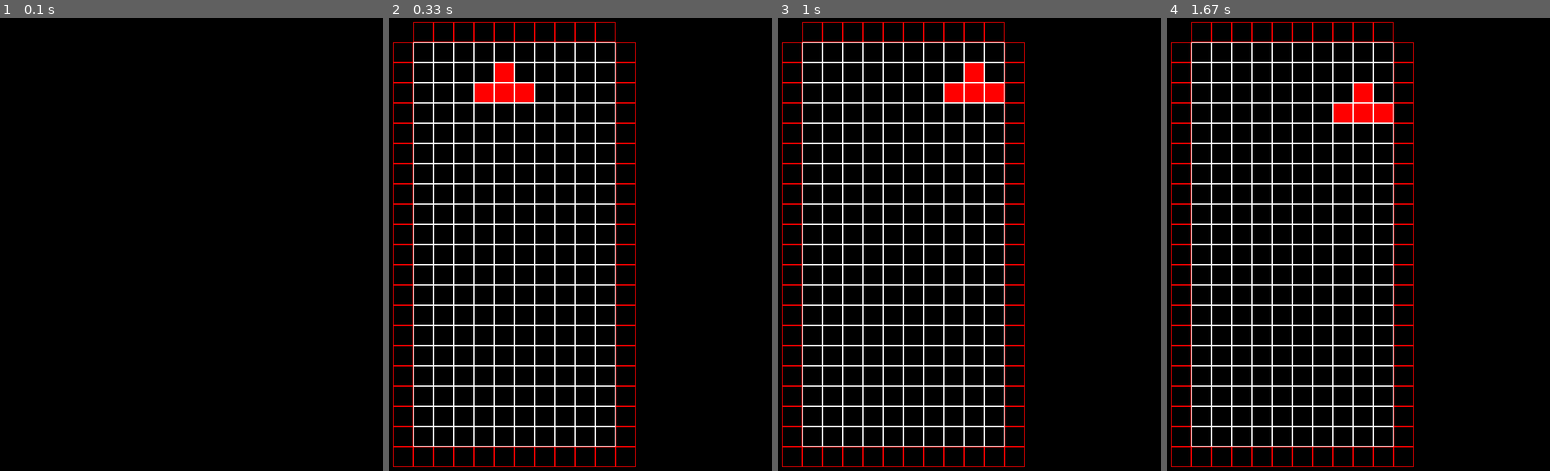
Above: before the commit, frames 1-4 (left to right).
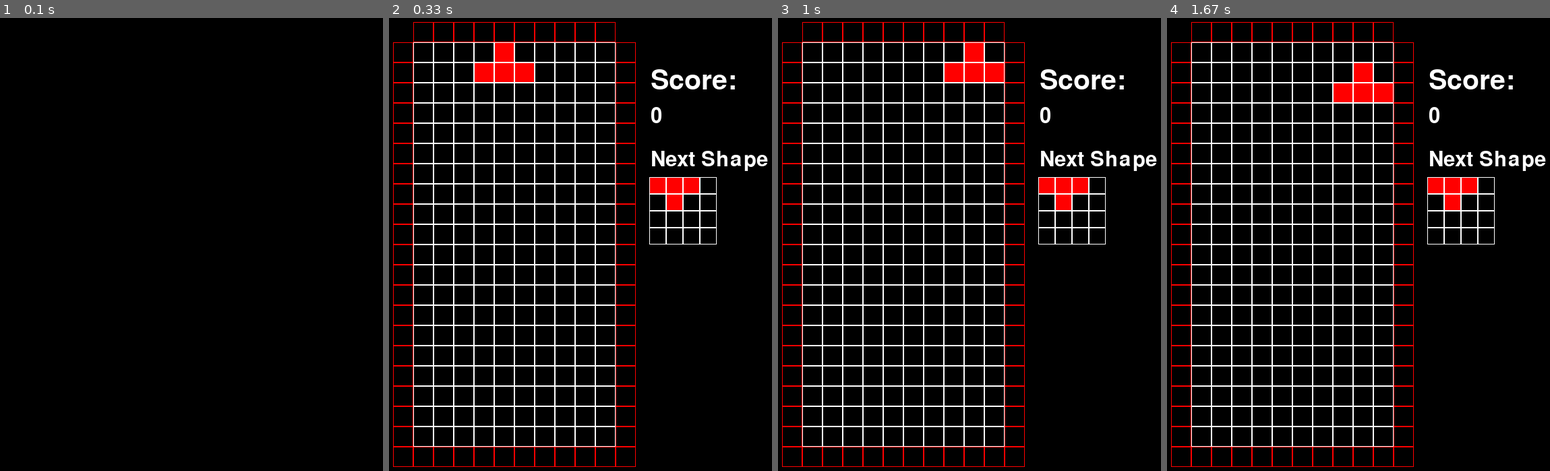
Above: after the commit, the same moments.

Repository: Kirill-Lekhov/tetris
Game: pygame game, started from Game.py
The game is run twice, just before and just after one commit, with the same random seed, the same clock (stepped at 60 frames per second) and the same inputs.
Inputs:
- Up to frame 1 (0.1 s): no input
- Up to frame 2 (0.33 s): no input
- Up to frame 3 (1 s): hold P 0.33-0.8 s; hold Right 0.33-0.8 s; tap P at 0.83 s
- Up to frame 4 (1.67 s): no input

Frame 1 is identical in both runs. In frame 2, 3.2% of the frame differs, in the area x 22-99%, y 5-50%; in frame 3, 3.2%; in frame 4, 3.2%.

Commit message:
Added pause. Classes are redistributed into files. Added interface.

Diff:
--- a/Game.py
+++ b/Game.py
@@ -2,6 +2,8 @@
 from random import choice
 import time
 import timeit
+from Template import Board, GUI
+from Interface import Label, Show_Next_Shape
 
 
 running = True
@@ -13,6 +15,7 @@
 
 COLORS = ['purple', 'red', 'green', 'blue', 'yellow']
 SHAPE = ['J', 'L', 'S', 'T', 'Z', 'I', 'O']
+REWARD = {0: 0, 1: 100, 2: 300, 3: 700, 4: 1500}
 TYPES = {'J': [[[0, 5], [1, 5], [2, 5], [2, 4]], [[0, 3], [1, 3], [1, 4], [1, 5]],
                [[2, 4], [1, 4], [0, 4], [0, 5]], [[0, 3], [0, 4], [0, 5], [1, 5]]],
          'L': [[[0, 4], [1, 4], [2, 4], [2, 5]], [[1, 3], [0, 3], [0, 4], [0, 5]],
@@ -29,109 +32,6 @@
     ys = set(i[0][1] for i in lists)
     dots = [(i, [k[0][0] for k in lists if k[0][1] == i]) for i in ys]
     return [[i[0], max(i[1])] for i in dots] if direction == 1 else [[i[0], min(i[1])] for i in dots]
-
-
-class GUI:
-    def __init__(self):
-        self.elements = []
-
-    def add_element(self, element):
-        self.elements.append(element)
-
-    def render(self, surface):
-        for element in self.elements:
-            render = getattr(element, "render", None)
-            if callable(render):
-                element.render(surface)
-
-    def update(self, new_element=None):
-        for element in self.elements:
-            update = getattr(element, "update", None)
-            if callable(update):
-                element.update(new_element)
-
-    def get_event(self, event):
-        for element in self.elements:
-            get_event = getattr(element, "get_event", None)
-            if callable(get_event):
-                element.get_event(event)
-
-    def get_speed(self):
-        for element in self.elements:
-            get_speed = getattr(element, "get_speed", None)
-            if callable(get_speed):
-                return element.get_speed()
-
-
-class Board:
-    def __init__(self):
-        self.width = 10
-        self.height = 20 + 1
-        self.cell_size = 30
-        self.top = 50
-        self.left = 50
-        self.board = [[(0, pygame.Color('black')) for i in range(self.width)] for k in range(self.height)]
-        self.board[-1] = [(1, pygame.Color('black')) for i in range(self.width)]
-
-    def render(self, surface):
-        for i in range(self.height):
-            for k in range(self.width):
-                pygame.draw.rect(surface, (255, 255, 255), (
-                    self.left + k * self.cell_size,
-                    self.top + i * self.cell_size,
-                    self.cell_size,
-                    self.cell_size), 1)
-                pygame.draw.rect(surface, self.board[i][k][1], (
-                    self.left + k * self.cell_size + 1,
-                    self.top + i * self.cell_size + 1,
-                    self.cell_size - 2,
-                    self.cell_size - 2))
-
-        for k in range(self.width):
-            pygame.draw.rect(surface, (255, 0, 0), (
-                self.left + k * self.cell_size,
-                self.top - 1 * self.cell_size,
-                self.cell_size,
-                self.cell_size), 1)
-            pygame.draw.rect(surface, (0, 0, 0), (
-                self.left + k * self.cell_size + 1,
-                self.top -1 * self.cell_size + 1,
-                self.cell_size - 2,
-                self.cell_size - 2))
-
-            pygame.draw.rect(surface, (255, 0, 0), (
-                self.left + k * self.cell_size,
-                self.top + 20 * self.cell_size,
-                self.cell_size,
-                self.cell_size), 1)
-            pygame.draw.rect(surface, (0, 0, 0), (
-                self.left + k * self.cell_size + 1,
-                self.top + 20 * self.cell_size + 1,
-                self.cell_size - 2,
-                self.cell_size - 2))
-
-        for i in range(self.height):
-            pygame.draw.rect(surface, (255, 0, 0), (
-                self.left - 1 * self.cell_size,
-                self.top + i * self.cell_size,
-                self.cell_size,
-                self.cell_size), 1)
-            pygame.draw.rect(surface, (0, 0, 0), (
-                self.left - 1 * self.cell_size + 1,
-                self.top + i * self.cell_size + 1,
-                self.cell_size - 2,
-                self.cell_size - 2))
-
-            pygame.draw.rect(surface, (255, 0, 0), (
-                self.left + self.width * self.cell_size,
-                self.top + i * self.cell_size,
-                self.cell_size,
-                self.cell_size), 1)
-            pygame.draw.rect(surface, (0, 0, 0), (
-                self.left + self.width * self.cell_size + 1,
-                self.top + i * self.cell_size + 1,
-                self.cell_size - 2,
-                self.cell_size - 2))
 
 
 class Pixel:
@@ -378,15 +278,18 @@
 
 
 class Game(Board):
-    def __init__(self):
+    def __init__(self, screen):
         super().__init__()
         self.play = True
         self.shape = Shapes(choice(SHAPE))
         self.speed = [False, [10, 0.1]]
         self.next_shape = Shapes(choice(SHAPE))
+        self.next_shape_render = Show_Next_Shape(250, 400, [i.get_info()[0] for i in self.next_shape.get_info()[0]],
+                                                 self.next_shape.get_info()[1])
         self.pixels = self.shape.get_info()[0]
         self.statick_pixels = []
         self.overturn = False
+        self.screen = screen
 
         for pixel in self.pixels:
             x, y = pixel.get_info()[0]
@@ -403,10 +306,7 @@
             color = pixel.get_info()[1]
             self.board[y][x] = (1, pygame.Color(color))
 
-    def game_over(self):
-        self.__init__()
-
-    def update(self, screen):
+    def update(self, pas=None):
         self.clear_board()
 
         for pixel in self.statick_pixels:
@@ -421,18 +321,18 @@
             for i in self.shape.get_info()[0]:
                 x, y = i.get_info()[0]
                 if self.board[y][x][0] == 1:
-                    self.game_over()
+                    self.play = False
 
             self.next_shape = Shapes(choice(SHAPE))
+            self.next_shape_render.update([i.get_info()[0] for i in self.next_shape.get_info()[0]],
+                                          self.next_shape.get_info()[1])
             self.pixels = self.shape.get_info()[0]
 
-        # pygame.key.get_pressed()[276], pygame.key.get_pressed()[273],
-        # pygame.key.get_pressed()[274], pygame.key.get_pressed()[275]
-
         self.update_board()
-        self.render(screen)
-
-    def move_shape(self, screen):
+        self.render(self.screen)
+
+    def move_shape(self):
+        global SCORE
         self.clear_board()
         for pixel in self.statick_pixels:
             x, y = pixel.get_info()[0]
@@ -450,6 +350,7 @@
 
         while True:
             n = 0
+            score_сoefficient = 0
             while n != len(self.board[:-1]):
                 if all(map(lambda x: bool(x[0]), self.board[n])):
                     self.statick_pixels = list(filter(lambda x: x.get_info()[0][1] != n, self.statick_pixels))
@@ -457,11 +358,14 @@
                         x, y = i.get_info()[0]
                         if y < n:
                             i.move((x, y + 1))
+                    score_сoefficient += 1
+
                 n += 1
+            SCORE += REWARD[score_сoefficient]
             break
 
         self.update_board()
-        self.render(screen)
+        self.render(self.screen)
         clock.tick(10)
 
     def get_speed(self):
@@ -470,27 +374,52 @@
     def change_speed(self, value):
         self.speed[0] = bool(value)
 
-
-gui = GUI()
-GAME = Game()
-gui.add_element(GAME)
-gui.render(screen)
-N = 0
+    def get_next_shape(self):
+        return self.next_shape_render
+
+    def get_info(self):
+        return self.play
+
 
 while running:
-    screen.fill((0, 0, 0))
-    for event in pygame.event.get():
-        if event.type == pygame.QUIT:
-            running = False
-        GAME.change_speed(pygame.key.get_pressed()[274])
-
-    GAME.move_shape(screen)
-
-    if not GAME.get_speed()[0]:
-        if int(N % GAME.get_speed()[1]) == 0:
-            gui.update(screen)
-    else:
-        gui.update(screen)
-
-    N += 1
-    pygame.display.flip()
+    SCORE = 0
+    gui = GUI()
+    GAME = Game(screen)
+    text_score_head = Label((400, 75, 150, 65), "Score:", "White", -1)
+    text_score = Label((400, 135, 150, 50), str(SCORE), "White", -1)
+    text_next_shape = Label((400, 200, 150, 50), "Next Shape", "White", -1)
+    text_pause_shape = Label((80, 200, 200, 200), "PAUSE", "blue", -1)
+    gui.add_element(text_score_head)
+    gui.add_element(text_score)
+    gui.add_element(text_next_shape)
+    gui.add_element(GAME.get_next_shape())
+
+    N = 1
+    pause = False
+
+    while running:
+        if not GAME.get_info(): break
+        screen.fill((0, 0, 0))
+        for event in pygame.event.get():
+            if event.type == pygame.QUIT:
+                running = False
+            if event.type == pygame.KEYUP and event.key == 112:
+                pause = not pause
+            if not pause:
+                GAME.change_speed(pygame.key.get_pressed()[274])
+
+        gui.render(screen)
+        if not pause:
+            GAME.move_shape()
+            text_score.update(str(SCORE))
+            if not GAME.get_speed()[0]:
+                if int(N % GAME.get_speed()[1]) == 0:
+                    GAME.update()
+            else:
+                GAME.update()
+            N += 1
+
+        else:
+            GAME.render(screen)
+            text_pause_shape.render(screen)
+        pygame.display.flip()
--- /dev/null
+++ b/Interface.py
@@ -0,0 +1,74 @@
+import pygame
+
+
+class Label:
+    def __init__(self, rect, text, color=pygame.Color("grey"), bgcolor=pygame.Color("white")):
+        self.Rect = pygame.Rect(rect)
+        self.text = text
+        self.fil = bgcolor == -1
+
+        if bgcolor == -1:
+            self.bgcolor = pygame.Color(0, 0, 0)
+        else:
+            if isinstance(bgcolor, pygame.Color):
+                self.bgcolor = bgcolor
+            else:
+                if isinstance(bgcolor, str):
+                    self.bgcolor = pygame.Color(bgcolor)
+                else:
+                    self.bgcolor = pygame.Color(*bgcolor)
+
+        if isinstance(color, pygame.Color):
+            self.font_color = color
+        else:
+            if isinstance(color, str):
+                self.font_color = pygame.Color(color)
+            else:
+                self.font_color = pygame.Color(*color)
+
+        self.font = pygame.font.Font(None, self.Rect.height - 4)
+        self.rendered_text = None
+        self.rendered_rect = None
+
+    def render(self, surface):
+        if not self.fil:
+            surface.fill(self.bgcolor, self.Rect)
+        self.rendered_text = self.font.render(self.text, 1, self.font_color)
+        self.rendered_rect = self.rendered_text.get_rect(x=self.Rect.x + 2, centery=self.Rect.centery)
+        surface.blit(self.rendered_text, self.rendered_rect)
+
+    def update(self, new_text=None):
+        if new_text is not None: self.text = new_text
+
+
+class Show_Next_Shape:
+    def __init__(self, top, left, coords_point, color):
+        self.width = 4
+        self.height = 4
+        self.cell_size = 25
+        self.top = top
+        self.left = left
+        self.board = [[(0, pygame.Color('black')) for i in range(self.width)] for k in range(self.height)]
+        for i in coords_point:
+            x, y = i
+            self.board[y][x - 3] = (1, pygame.Color(color))
+
+    def render(self, surface):
+        for i in range(self.height):
+            for k in range(self.width):
+                pygame.draw.rect(surface, (255, 255, 255), (
+                    self.left + k * self.cell_size,
+                    self.top + i * self.cell_size,
+                    self.cell_size,
+                    self.cell_size), 1)
+                pygame.draw.rect(surface, self.board[i][k][1], (
+                    self.left + k * self.cell_size + 1,
+                    self.top + i * self.cell_size + 1,
+                    self.cell_size - 2,
+                    self.cell_size - 2))
+
+    def update(self, coords_point, color):
+        self.board = [[(0, pygame.Color('black')) for i in range(self.width)] for k in range(self.height)]
+        for i in coords_point:
+            x, y = i
+            self.board[y][x - 3] = (1, pygame.Color(color))
--- /dev/null
+++ b/Template.py
@@ -0,0 +1,104 @@
+import pygame
+
+
+class GUI:
+    def __init__(self):
+        self.elements = []
+
+    def add_element(self, element):
+        self.elements.append(element)
+
+    def render(self, surface):
+        for element in self.elements:
+            render = getattr(element, "render", None)
+            if callable(render):
+                element.render(surface)
+
+    def update(self, new_element=None):
+        for element in self.elements:
+            update = getattr(element, "update", None)
+            if callable(update):
+                element.update(new_element)
+
+    def get_event(self, event):
+        for element in self.elements:
+            get_event = getattr(element, "get_event", None)
+            if callable(get_event):
+                element.get_event(event)
+
+    def get_speed(self):
+        for element in self.elements:
+            get_speed = getattr(element, "get_speed", None)
+            if callable(get_speed):
+                return element.get_speed()
+
+
+class Board:
+    def __init__(self):
+        self.width = 10
+        self.height = 20 + 1
+        self.cell_size = 30
+        self.top = 50
+        self.left = 50
+        self.board = [[(0, pygame.Color('black')) for i in range(self.width)] for k in range(self.height)]
+        self.board[-1] = [(1, pygame.Color('black')) for i in range(self.width)]
+
+    def render(self, surface):
+        for i in range(self.height):
+            for k in range(self.width):
+                pygame.draw.rect(surface, (255, 255, 255), (
+                    self.left + k * self.cell_size,
+                    self.top + i * self.cell_size,
+                    self.cell_size,
+                    self.cell_size), 1)
+                pygame.draw.rect(surface, self.board[i][k][1], (
+                    self.left + k * self.cell_size + 1,
+                    self.top + i * self.cell_size + 1,
+                    self.cell_size - 2,
+                    self.cell_size - 2))
+
+        for k in range(self.width):
+            pygame.draw.rect(surface, (255, 0, 0), (
+                self.left + k * self.cell_size,
+                self.top - 1 * self.cell_size,
+                self.cell_size,
+                self.cell_size), 1)
+            pygame.draw.rect(surface, (0, 0, 0), (
+                self.left + k * self.cell_size + 1,
+                self.top -1 * self.cell_size + 1,
+                self.cell_size - 2,
+                self.cell_size - 2))
+
+            pygame.draw.rect(surface, (255, 0, 0), (
+                self.left + k * self.cell_size,
+                self.top + 20 * self.cell_size,
+                self.cell_size,
+                self.cell_size), 1)
+            pygame.draw.rect(surface, (0, 0, 0), (
+                self.left + k * self.cell_size + 1,
+                self.top + 20 * self.cell_size + 1,
+                self.cell_size - 2,
+                self.cell_size - 2))
+
+        for i in range(self.height):
+            pygame.draw.rect(surface, (255, 0, 0), (
+                self.left - 1 * self.cell_size,
+                self.top + i * self.cell_size,
+                self.cell_size,
+                self.cell_size), 1)
+            pygame.draw.rect(surface, (0, 0, 0), (
+                self.left - 1 * self.cell_size + 1,
+                self.top + i * self.cell_size + 1,
+                self.cell_size - 2,
+                self.cell_size - 2))
+
+            pygame.draw.rect(surface, (255, 0, 0), (
+                self.left + self.width * self.cell_size,
+                self.top + i * self.cell_size,
+                self.cell_size,
+                self.cell_size), 1)
+            pygame.draw.rect(surface, (0, 0, 0), (
+                self.left + self.width * self.cell_size + 1,
+                self.top + i * self.cell_size + 1,
+                self.cell_size - 2,
+                self.cell_size - 2))
